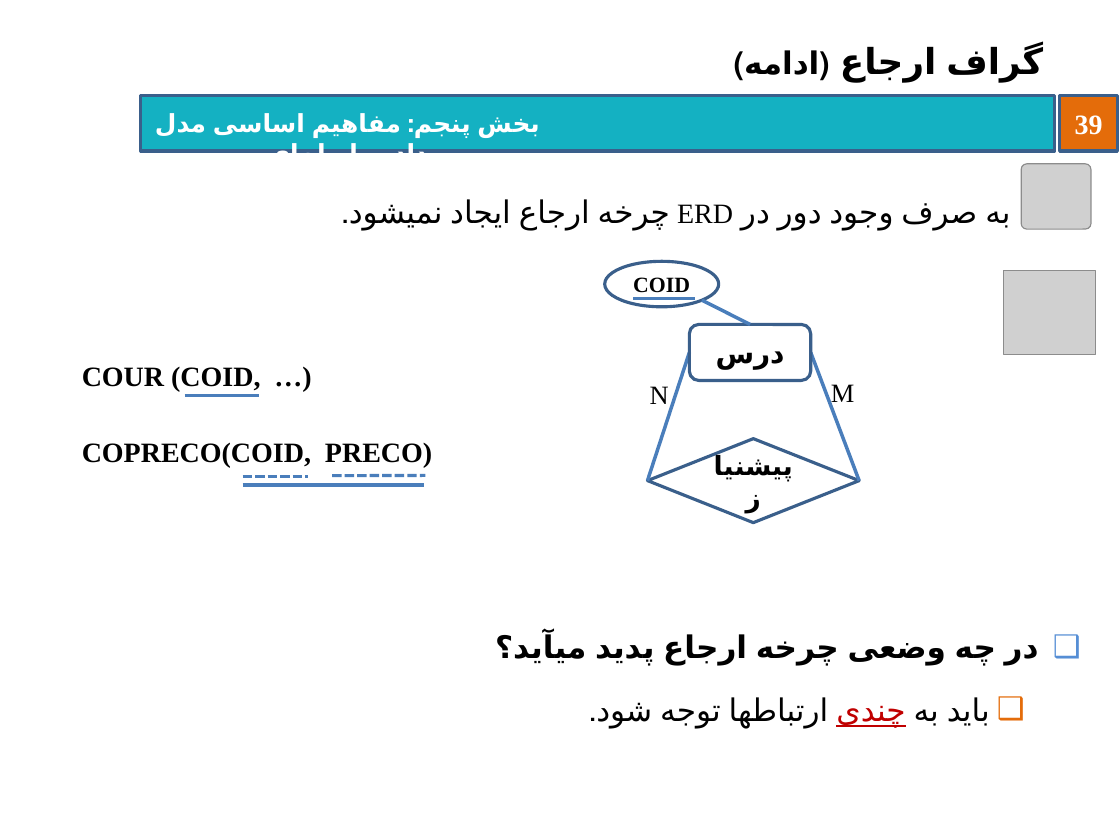
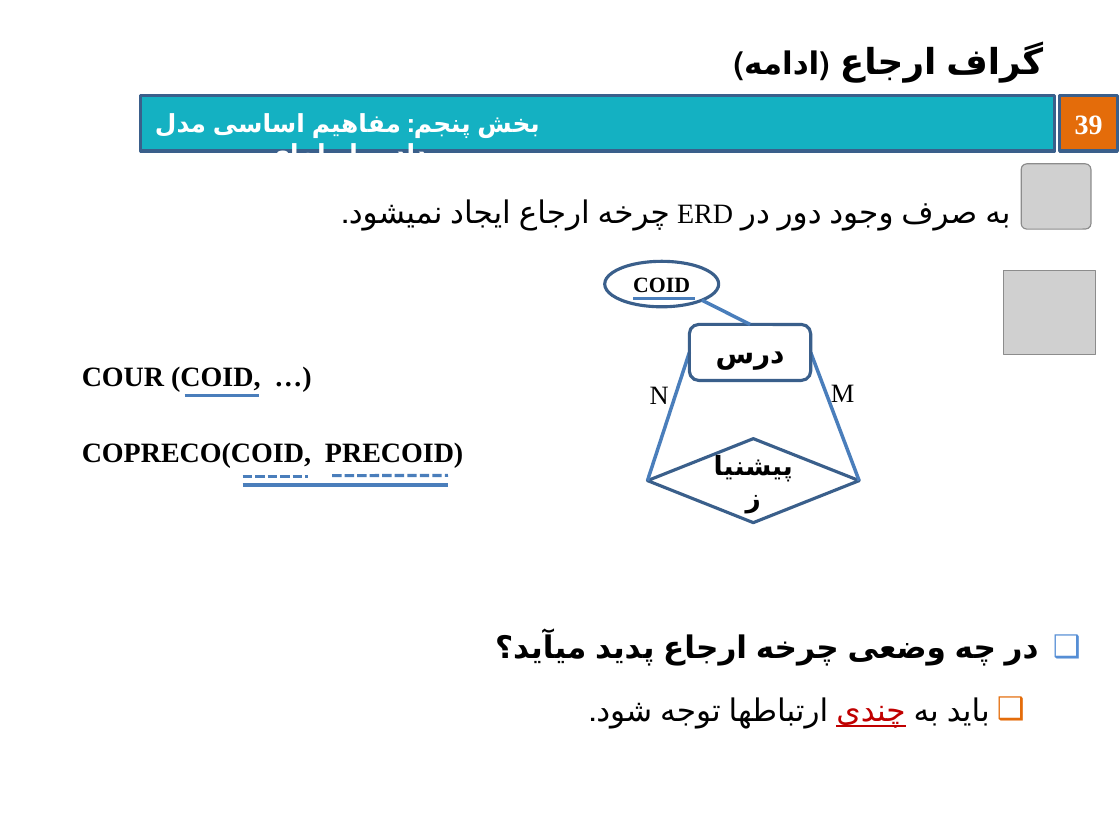
Before and after one commit to behnamhatami/DB-Slides, a slide deck: slide 39 of 5-DB-Relation.pptx. Drawn at 1120x840 pixels with LibreOffice and Linux fonts; fonts in the diff are those of the drawing; grey boxes stand for pictures; background and template pictures are left out. Boxes give left, top, right and bottom in pixels: in the first picture for what was removed or moved away, otherwise in the second. Text is boxed around its words. In the diff, an @@ line names an element or a change of style, - is before the commit and + after.

```diff
--- a/5-DB-Relation.pptx
+++ b/5-DB-Relation.pptx
@@ text at (x1=82, y1=443, x2=463, y2=468): text changed @@
-COPRECO(COID, PRECO)
+COPRECO(COID, PRECOID)
@@ line moved from (333, 476) - (426, 475) to (333, 476) - (448, 475) @@
@@ line moved from (243, 485) - (423, 485) to (243, 485) - (448, 485) @@
```
Also in this commit, not shown: 25 other slides changed.
